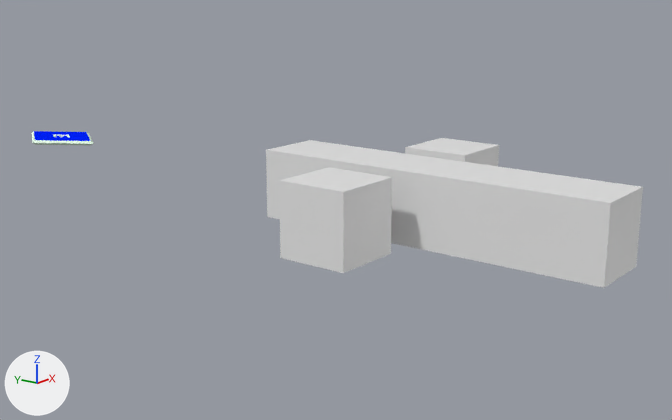
An edit to the Blender file Blend Files/Blend/start.blend, drawn before and after from the same camera.
Rendered twice from a 50 mm lens placed at (-10.35, -6.43, 3.02), pointed at (0.63, 2.08, -0.56). Every picture has the same lights, and +X, +Y and +Z are marked at lower left. The same objects are shown in both versions, whatever each file hides.

Objects in the first picture: 'cubex', 'diamond'.
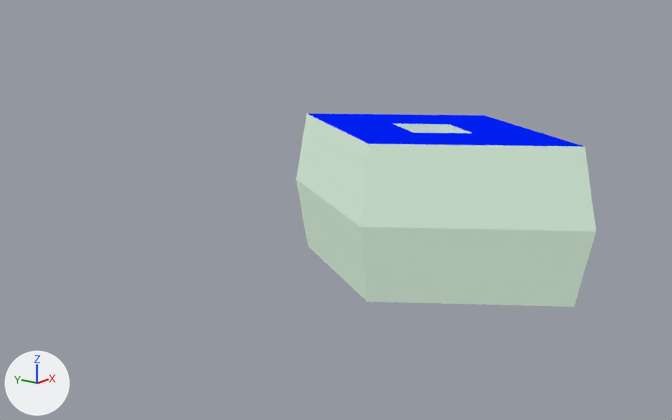
The change in detail:
Object 'cubex' (ob_cubex) is rescaled from (1.0, 1.0, 1.0) to (0.4, 0.4, 0.4).
Object 'diamond' (ob_diamond) is rescaled from (0.4, 0.4, 0.04) to (1.0, 1.0, 1.0).
Object 'diamond' (ob_diamond) moves from (0.0, 8.0, 0.0) to (0.0, 0.0, 0.0).

What differs and where, as boxes [x1, y1, x2, y2] in the pictures (672 x 420 px):
'diamond', moved, rescaled (370% wider, 1193% taller): before [31, 131, 94, 145]; after [296, 114, 596, 307]
'cubex', rescaled (not visible afterwards): before [266, 138, 643, 288]
